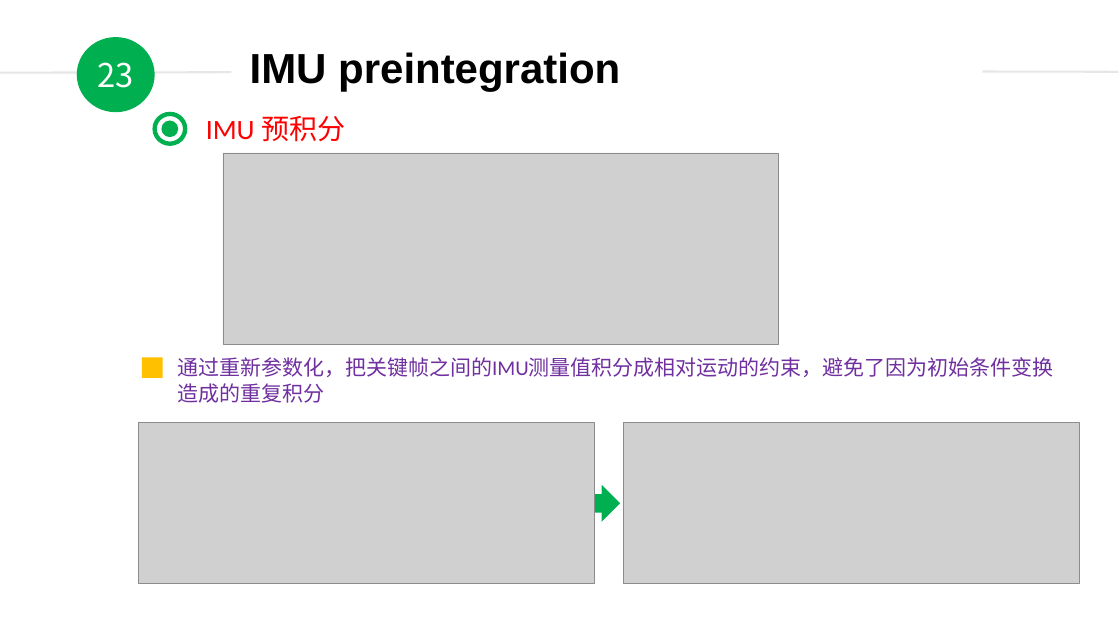
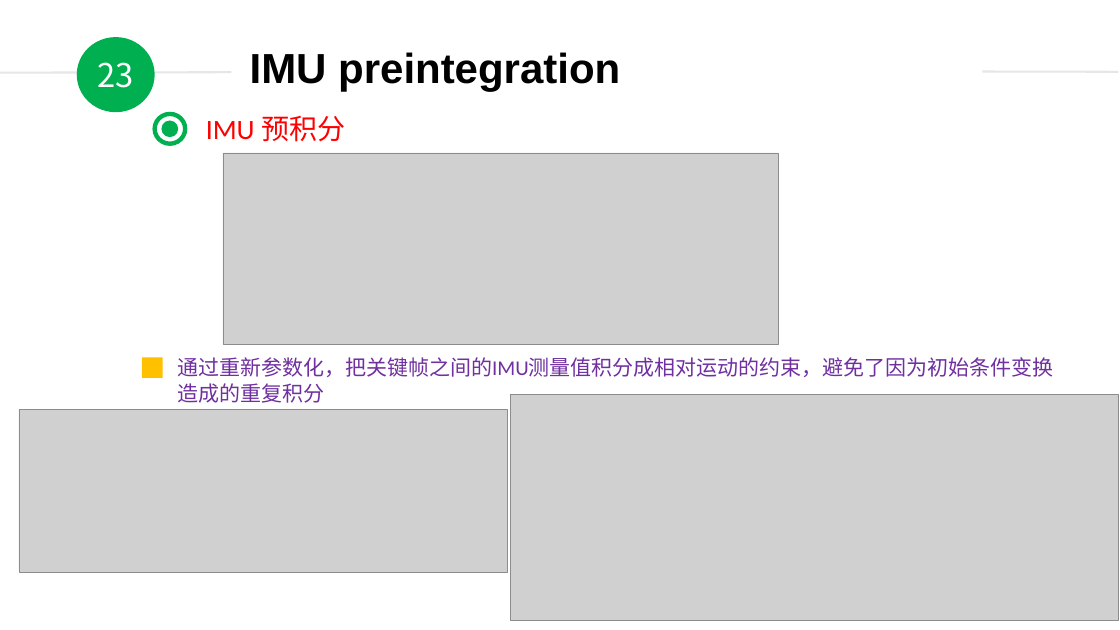
Before and after one commit to duyongquan/LTSLAM, a slide deck: slide 23 of docs/pptx/VINS/09-VINS-IMU预积分.pptx. Drawn at 1120x630 pixels with LibreOffice and Linux fonts; fonts in the diff are those of the drawing; grey boxes stand for pictures. Boxes give left, top, right and bottom in pixels: in the first picture for what was removed or moved away, otherwise in the second. Text is boxed around its words. In the diff, an @@ line names an element or a change of style, - is before the commit and + after.

```diff
--- a/docs/pptx/VINS/09-VINS-IMU预积分.pptx
+++ b/docs/pptx/VINS/09-VINS-IMU预积分.pptx
@@ picture: place and size @@
-picture at [139, 423, 595, 584]
+picture at [19, 410, 507, 572]
@@ picture: place and size @@
-picture at [623, 423, 1080, 584]
+picture at [511, 395, 1119, 620]
@@ right arrow removed at [500, 485, 620, 522] @@
```
Also in this commit, not shown: 1 other slide changed, 9 slides added.
